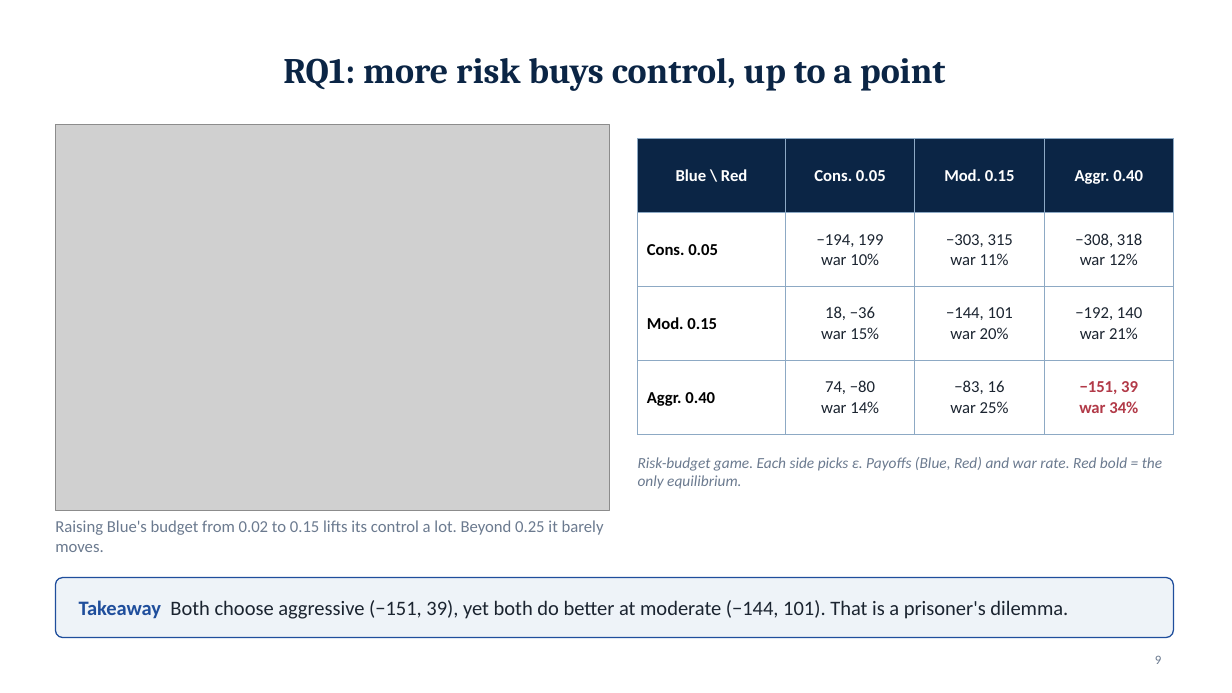
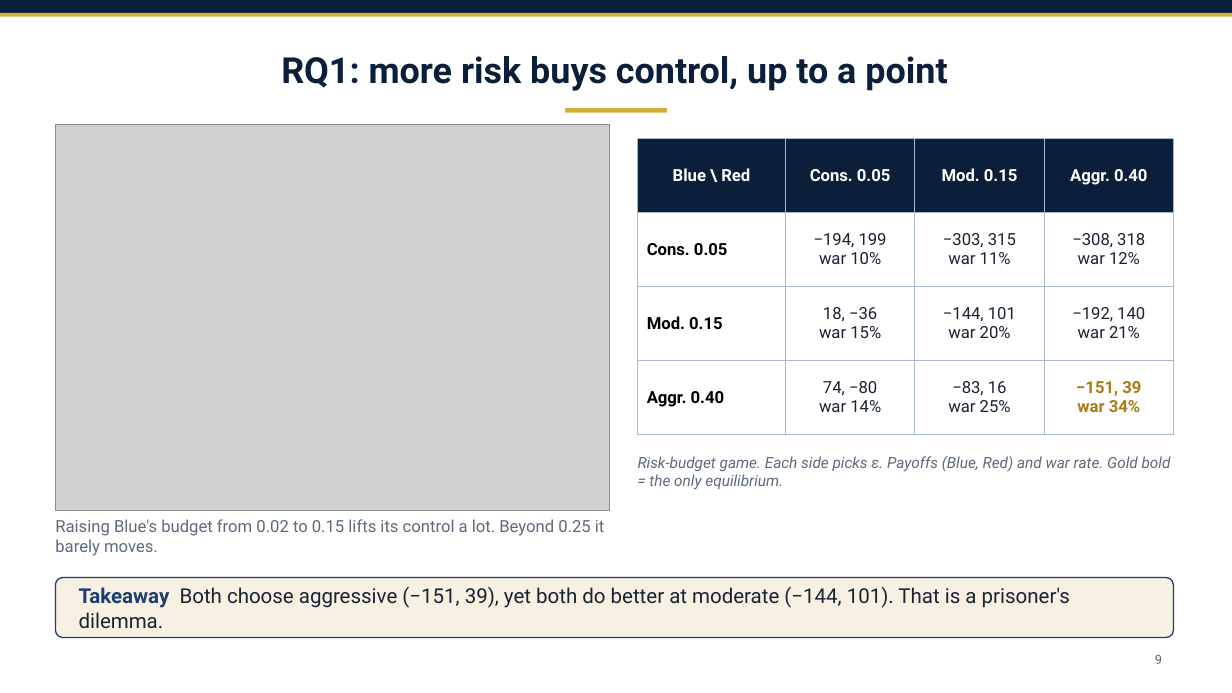
Before and after one commit to draggin-anchor/6.S974-Wargaming-Term-Project, a slide deck: slide 9 of deliverables/02-workshop1-slides.pptx. Drawn at 1232x693 pixels with LibreOffice and Linux fonts; fonts in the diff are those of the drawing; grey boxes stand for pictures. Boxes give left, top, right and bottom in pixels: in the first picture for what was removed or moved away, otherwise in the second. Text is boxed around its words. In the diff, an @@ line names an element or a change of style, - is before the commit and + after.

Commit message:
Workshop 1 slides: navy and gold theme, Franklin Gothic, destroyer title photo
Title photo is USS Kidd (DDG 100) underway in the Pacific, U.S. Navy photo 110518-N-OI955-090 (public domain).

```diff
--- a/deliverables/02-workshop1-slides.pptx
+++ b/deliverables/02-workshop1-slides.pptx
@@ rectangle added at box(0, 0, 1232, 13), fill #0B1F3A @@
@@ rectangle added at box(0, 13, 1232, 17), fill #D4AF37 @@
@@ title "RQ1: more risk buys control, ..." at box(281, 56, 947, 91): font Cambria to Roboto, text colour #0B2545 to #0B1F3A @@
@@ rectangle added at box(566, 108, 667, 113), fill #D4AF37 @@
@@ table at box(638, 139, 1174, 416) @@
@@ fill #0B2545 to #0B1F3A in row 1 @@
@@ font Calibri to Roboto @@
@@ text colour #1B2430 to #1A2233 in "−194, 199", "war 10%", "−303, 315", "war 11%" and 12 more places @@
@@ text colour #B23A48 to #A97C14 in "−151, 39", "war 34%" @@
@@ borders changed @@
@@ text at box(638, 456, 1171, 490): text changed; font Calibri to Roboto; text colour #6B7A8F to #5E6B7D @@
-Risk-budget game. Each side picks ε. Payoffs (Blue, Red) and war rate. Red bold = the only equilibrium.
+Risk-budget game. Each side picks ε. Payoffs (Blue, Red) and war rate. Gold bold = the only equilibrium.
@@ text "Raising Blue's budget from 0.02 ..." at box(55, 519, 605, 556): font Calibri to Roboto, text colour #6B7A8F to #5E6B7D @@
@@ rounded rectangle at box(55, 578, 1174, 638): fill #EEF3F8 to #F6F1E2; outline #1F4E9C 1 pt to #1D3E72 1 pt @@
@@ text "Takeaway Both choose aggressive (−151, ..." at box(79, 587, 1070, 628): font Calibri to Roboto, text colour #1B2430 to #1A2233; text colour #1F4E9C to #1D3E72 in "Takeaway" @@
@@ page number at box(1155, 655, 1162, 664): font Calibri to Roboto, text colour #6B7A8F to #5E6B7D @@
```
Also in this commit, not shown: 12 other slides changed, 2 other files.
